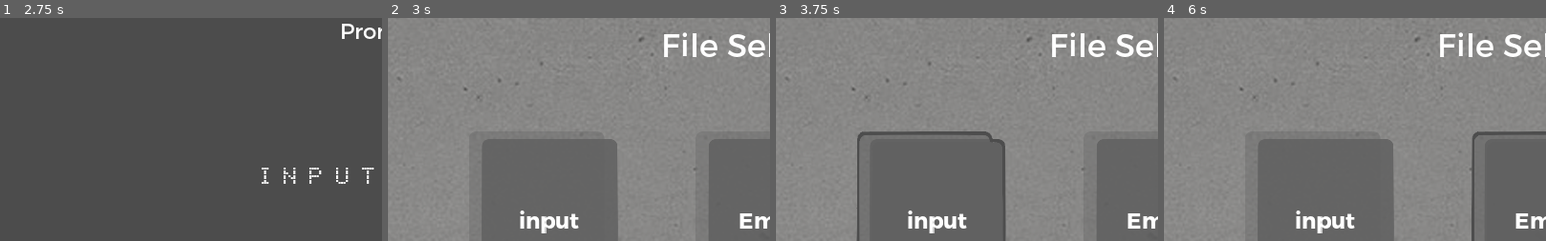
Above: before the commit, frames 1-4 (left to right).
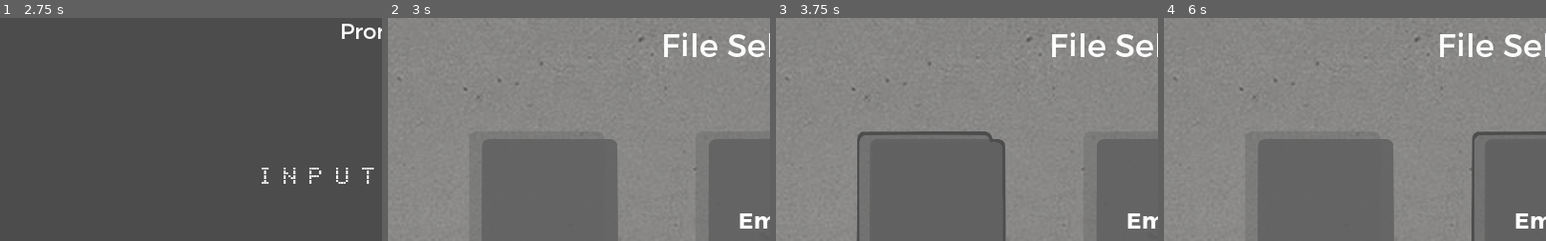
Above: after the commit, the same moments.

Repository: CrispBit/birth-of-cipher
Game: Godot game, scene res://scenes/main-menu/main_menu.tscn
The game is run twice, just before and just after one commit, with the same random seed, the same clock (stepped at 60 frames per second) and the same inputs.
Inputs (mouse positions are % of the whole screen's width and height, from its top left):
- Up to frame 1 (2.75 s): tap Enter at 0.5 s; hold Right (ui_right) 0.53-1.25 s; click "Empty" at 1.25 s; click "Load" at 2 s
- Up to frame 2 (3 s): click "Okay" at 2.75 s
- Up to frame 3 (3.75 s): click (20, 50) at 3.5 s, where only the run before the commit has a clickable "input"
- Up to frame 4 (6 s): click (20, 50) at 4.27 s; tap Space at 5 s; hold Down (ui_down) 5.03-5.78 s; hold Right (ui_right) from 5.78 s (still down)
The pictures show only the part of the screen within x 0-50%, y 4-54%; the shares and areas given below are measured in that part.

Frame 1 is identical in both runs. In frame 2, 0.7% of the frame differs, in the area x 34-50%, y 86-97%; in frame 3, 0.7%; in frame 4, 0.7%.

Commit message:
Store region and area number in save file

Diff:
--- a/scripts/name-entry/NameEntry.gd
+++ b/scripts/name-entry/NameEntry.gd
@@ -14,6 +14,8 @@
         dir.make_dir_recursive("user://save");
     var new_file = File.new();
     new_file.open("user://save/file" + str(file_id + 1) + ".sav", File.WRITE);
+    new_file.store_16(0); # region number
+    new_file.store_16(0); # area number
     new_file.store_8(file_id);
     new_file.store_pascal_string(name);
     new_file.close();
